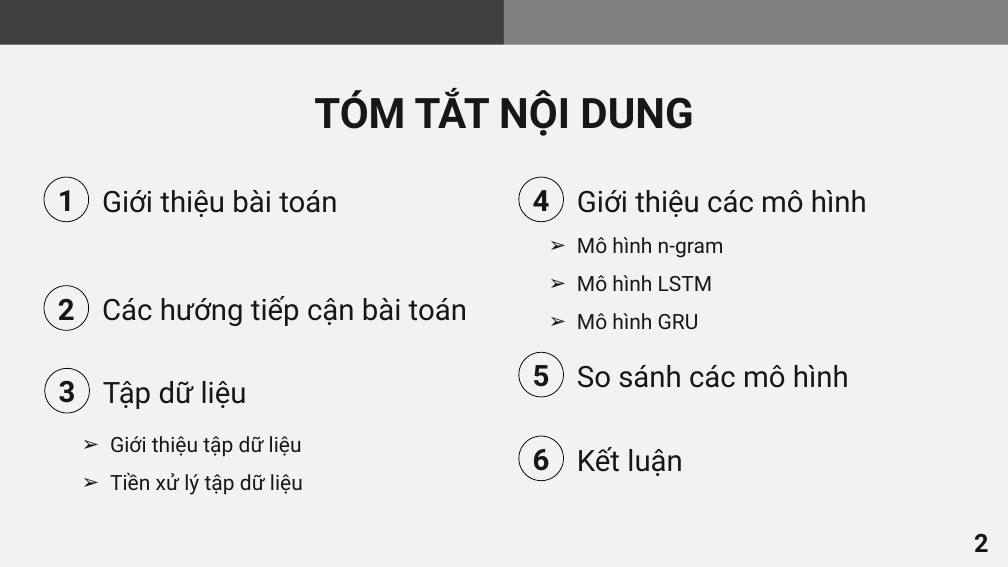
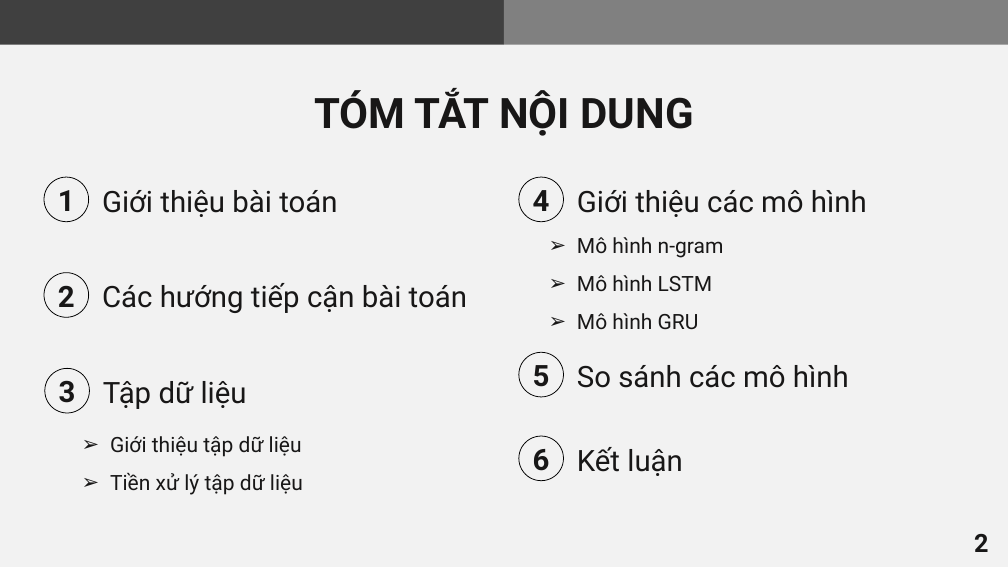
Before and after one commit to VHSkillPro/next-word-prediction, a slide deck: slide 2 of report.pptx. Drawn at 1008x567 pixels with LibreOffice and Linux fonts; fonts in the diff are those of the drawing. Boxes give left, top, right and bottom in pixels: in the first picture for what was removed or moved away, otherwise in the second. Text is boxed around its words. In the diff, an @@ line names an element or a change of style, - is before the commit and + after.

```diff
--- a/report.pptx
+++ b/report.pptx
@@ 2 texts, 1 ellipse: place and size @@
-2 texts, 1 ellipse at <box>44,286,467,330</box>
+2 texts, 1 ellipse at <box>44,273,467,318</box>
```
Also in this commit, not shown: 1 other slide changed, 6 slides added.
